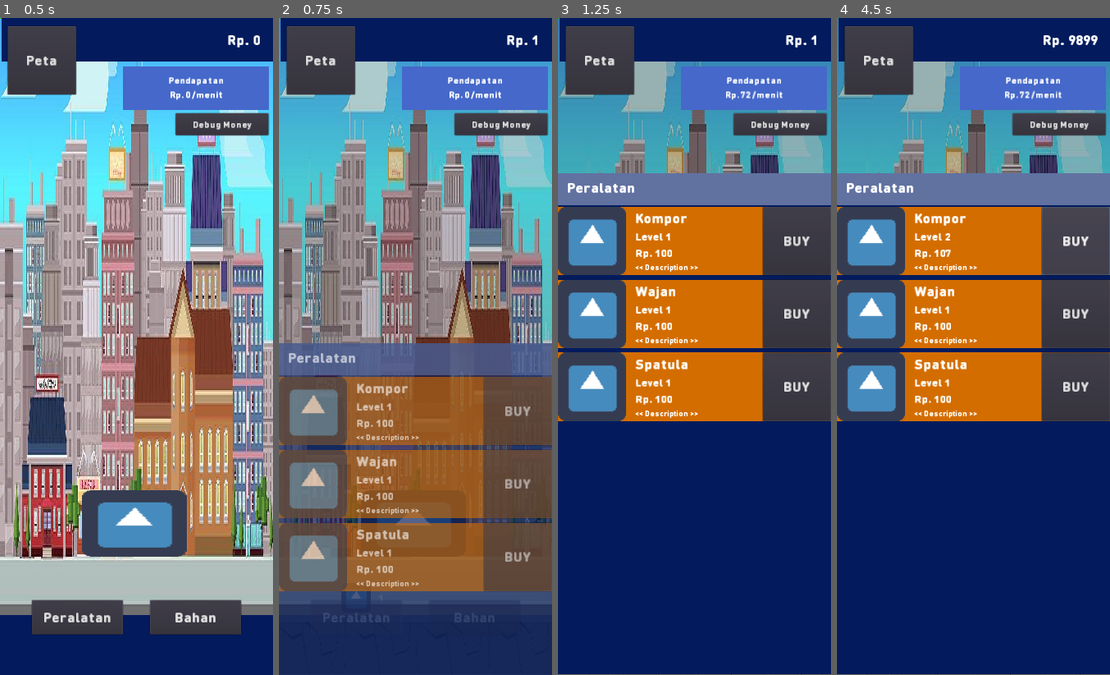
Above: before the commit, frames 1-4 (left to right).
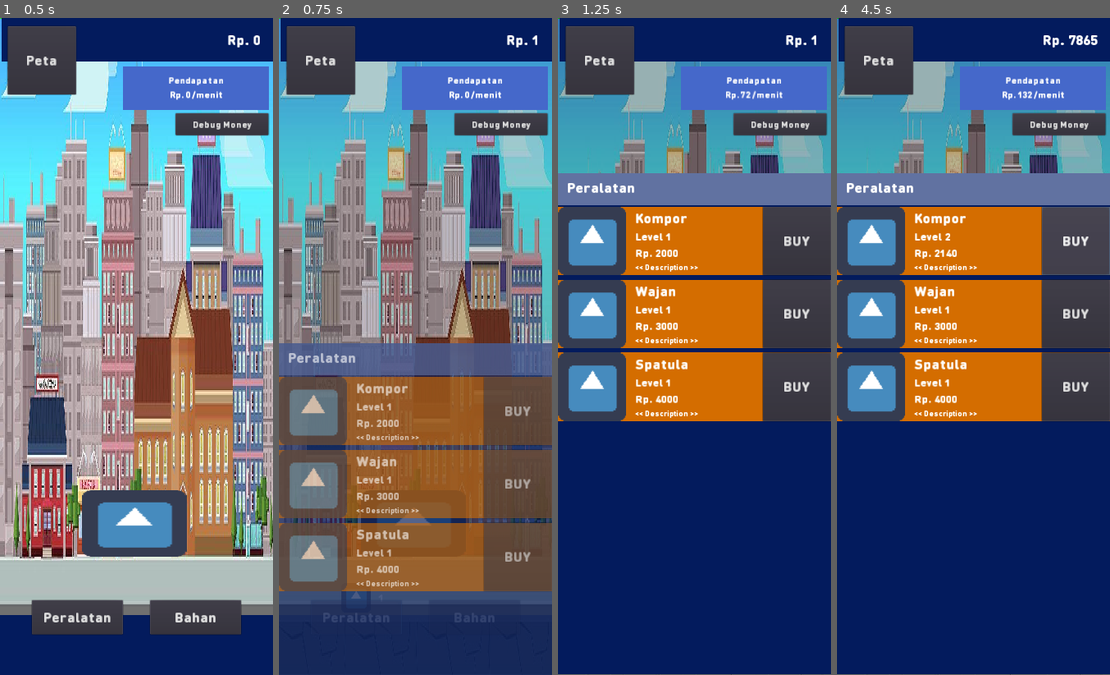
Above: after the commit, the same moments.

Repository: Zakcrust/idlegame-project
Game: Godot game, scene res://Src/View/TestView.tscn
The game is run twice, just before and just after one commit, with the same random seed, the same clock (stepped at 60 frames per second) and the same inputs. The engine's default icon, where the game draws it, is replaced by a stand-in: a white triangle on a blue panel in a dark square.
Inputs (mouse positions are in pixels of both pictures, inside the frame that each line leads up to):
- Up to frame 1 (0.5 s): no input
- Up to frame 2 (0.75 s): click "Peralatan" at 0.5 s
- Up to frame 3 (1.25 s): no input
- Up to frame 4 (4.5 s): click "BUY" at 1.25 s; click (973, 372) at 2 s, where only the run after the commit has a clickable "Ok"; click "Peta" at 2.75 s; click "Debug Money" at 3.5 s; click "BUY" at 4.25 s

Frame 1 is identical in both runs. In frame 2, 0.1% of the frame differs, in the area x 35-44%, y 61-85%; in frame 3, 0.1%; in frame 4, 0.4%, in the area x 35-96%, y 2-59%.

Commit message:
add max level, add pop up

Diff:
--- /dev/null
+++ b/Src/Components/PopUp/PopUp.gd
@@ -0,0 +1,20 @@
+extends Popup
+
+func _ready():
+	EventManager.connect("show_pop_up", self, "show_pop_up")
+
+
+func show_pop_up(message) -> void:
+	$ColorRect/Label.text = message
+	get_tree().paused = true
+	show()
+	popup_centered()
+
+
+func _on_Button_pressed():
+	get_tree().paused = false
+	hide()
+
+
+func _on_Popup_popup_hide():
+	get_tree().paused = false
--- /dev/null
+++ b/Src/Components/PopUp/PopUp.tscn
@@ -0,0 +1,63 @@
+[gd_scene load_steps=5 format=2]
+
+[ext_resource path="res://Assets/Font/DINRoundPro-Black.ttf" type="DynamicFontData" id=1]
+[ext_resource path="res://Src/Components/PopUp/PopUp.gd" type="Script" id=2]
+
+[sub_resource type="DynamicFont" id=1]
+size = 14
+use_filter = true
+font_data = ExtResource( 1 )
+
+[sub_resource type="DynamicFont" id=2]
+use_filter = true
+font_data = ExtResource( 1 )
+
+[node name="Popup" type="Popup"]
+pause_mode = 2
+visible = true
+margin_right = 300.0
+margin_bottom = 100.0
+rect_scale = Vector2( 2, 2 )
+script = ExtResource( 2 )
+__meta__ = {
+"_edit_use_anchors_": false
+}
+
+[node name="ColorRect" type="ColorRect" parent="."]
+margin_right = 300.0
+margin_bottom = 100.0
+color = Color( 0.317647, 0.298039, 0.298039, 1 )
+__meta__ = {
+"_edit_use_anchors_": false
+}
+
+[node name="Label" type="Label" parent="ColorRect"]
+anchor_top = 0.5
+anchor_right = 1.0
+anchor_bottom = 0.5
+margin_top = -25.5
+margin_bottom = -6.5
+custom_fonts/font = SubResource( 1 )
+align = 1
+valign = 1
+__meta__ = {
+"_edit_use_anchors_": false
+}
+
+[node name="Button" type="Button" parent="."]
+anchor_left = 0.5
+anchor_top = 1.0
+anchor_right = 0.5
+anchor_bottom = 1.0
+margin_left = -24.5
+margin_top = -31.0
+margin_right = 24.5
+margin_bottom = -4.0
+custom_fonts/font = SubResource( 2 )
+text = "Ok"
+__meta__ = {
+"_edit_use_anchors_": false
+}
+
+[connection signal="popup_hide" from="." to="." method="_on_Popup_popup_hide"]
+[connection signal="pressed" from="Button" to="." method="_on_Button_pressed"]
--- a/Src/Components/ShopItems/UpgradeItem.gd
+++ b/Src/Components/ShopItems/UpgradeItem.gd
@@ -3,6 +3,17 @@
 var item_name : String
 var item_level : int setget set_item_level
 var item_price : int setget set_item_price
+
+func enable_buy() -> void:
+	$HBoxContainer/Buy.disabled = false
+
+func disable_buy() -> void:
+	$HBoxContainer/Buy.disabled = true
+
+
+func max_buy() -> void:
+	$HBoxContainer/Buy.disabled = true
+	$HBoxContainer/Buy.text = "Max Level"
 
 func set_item(item) -> void:
 	item_name = item['item_name']
--- a/Src/Globals/DataManager.gd
+++ b/Src/Globals/DataManager.gd
@@ -30,7 +30,7 @@
 				"type" : "tool",
 				"item_name" : "Kompor",
 				"level" : 1,
-				"price" : 100,
+				"price" : 2000,
 				"price_multiplier" : 1.07,
 				"unlocked" : true,
 				"effect" : EffectStatus.IDLE_INCOME,
@@ -47,7 +47,7 @@
 				"type" : "tool",
 				"item_name" : "Wajan",
 				"level" : 1,
-				"price" : 100,
+				"price" : 3000,
 				"price_multiplier" : 1.07,
 				"unlocked" : true,
 				"effect" : EffectStatus.IDLE_INCOME,
@@ -64,7 +64,7 @@
 				"type" : "tool",
 				"item_name" : "Spatula",
 				"level" : 1,
-				"price" : 100,
+				"price" : 4000,
 				"price_multiplier" : 1.07,
 				"unlocked" : true,
 				"effect" : EffectStatus.IDLE_INCOME,
@@ -81,7 +81,7 @@
 				"type" : "ingredient",
 				"item_name" : "Daging Ayam",
 				"level" : 1,
-				"price" : 100,
+				"price" : 10000,
 				"price_multiplier" : 1.07,
 				"unlocked" : true,
 				"effect" : EffectStatus.TAP_INCOME,
@@ -98,7 +98,7 @@
 				"type" : "ingredient",
 				"item_name" : "Cabe",
 				"level" : 1,
-				"price" : 100,
+				"price" : 15000,
 				"price_multiplier" : 1.07,
 				"unlocked" : true,
 				"effect" : EffectStatus.TAP_INCOME,
@@ -115,7 +115,7 @@
 				"type" : "ingredient",
 				"item_name" : "Bawang putih",
 				"level" : 1,
-				"price" : 100,
+				"price" : 20000,
 				"price_multiplier" : 1.07,
 				"unlocked" : false,
 				"effect" : EffectStatus.TAP_INCOME,
--- a/Src/View/ScrollScript.gd
+++ b/Src/View/ScrollScript.gd
@@ -29,13 +29,17 @@
 func update_item(status, item) -> void:
 	if status == DataStatus.ERROR:
 		EventManager.emit_signal("show_message", "Error has occured", "ERROR")
+		EventManager.emit_signal("show_pop_up", "Error has occured")
 	elif status == DataStatus.INSUFFICIENT_MONEY:
 		EventManager.emit_signal("show_message", "Insufficient money", "ERROR")
+		EventManager.emit_signal("show_pop_up", "Insufficient money")
 	elif status == DataStatus.SUCCESS:
 		for child in $UpgradeContainer.get_children():
 			if child.item_name == item['item_name']:
 				child.item_level = item['level']
 				child.item_price = item['price']
+				if item['level'] >= item['max_level']:
+					child.max_buy()
 				return
 
 
--- a/Src/View/TestView.tscn
+++ b/Src/View/TestView.tscn
@@ -6,6 +6,7 @@
 [ext_resource path="res://icon.png" type="Texture" id=4]
 [ext_resource path="res://Src/Components/Shop.gd" type="Script" id=5]
 [ext_resource path="res://Src/View/GameUI.tscn" type="PackedScene" id=6]
+[ext_resource path="res://Src/Components/PopUp/PopUp.tscn" type="PackedScene" id=7]
 
 [node name="Node2D" type="Node2D"]
 script = ExtResource( 1 )
@@ -31,6 +32,8 @@
 
 [node name="GameUI" parent="." instance=ExtResource( 6 )]
 
+[node name="Popup" parent="GameUI" instance=ExtResource( 7 )]
+
 [node name="IdleTimer" type="Timer" parent="."]
 wait_time = 5.0
 autostart = true
Not shown: 3 places in Src/Components/ShopItems/UpgradeItem.tscn that only renumber resources
Not shown: 1 places in Src/View/TestView.tscn that only renumber resources
